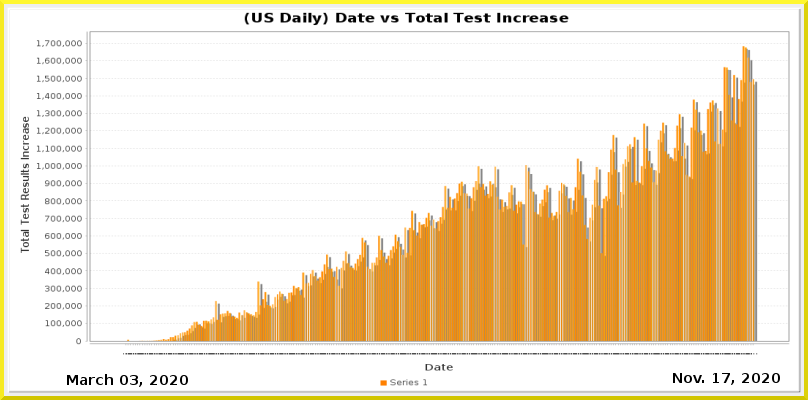
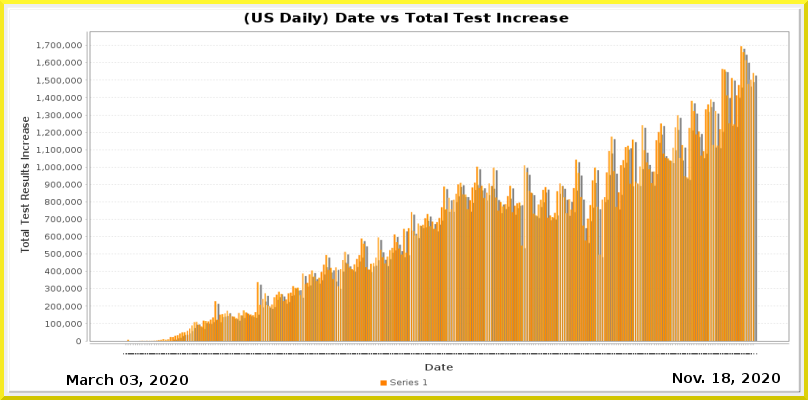
The second (808, 400) image is a revision of the first. Changes to its layers:
painted on "Current Date" over [722, 373, 730, 383]
painted on "Date_vs_TestIncrease.png" over [36, 40, 788, 355]
